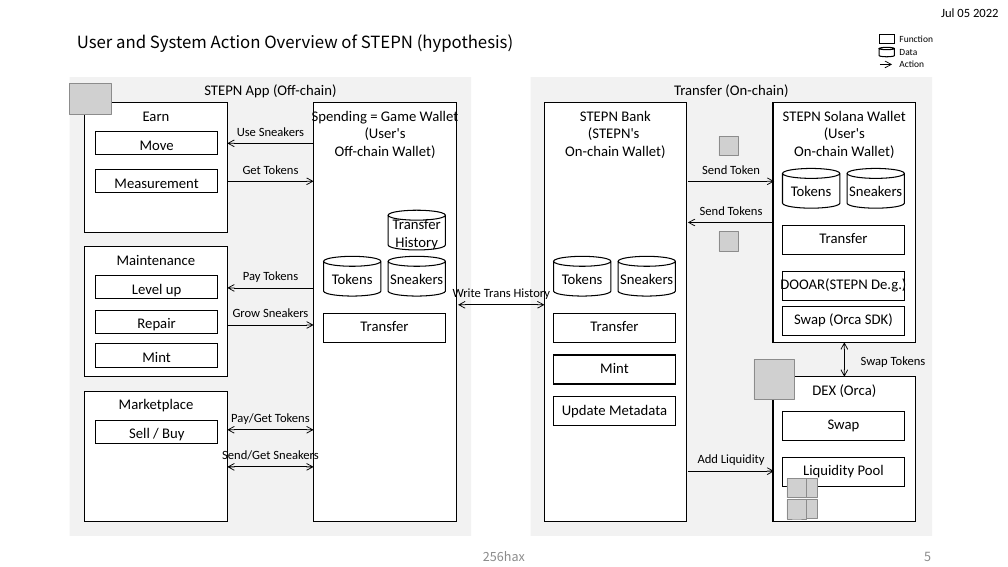
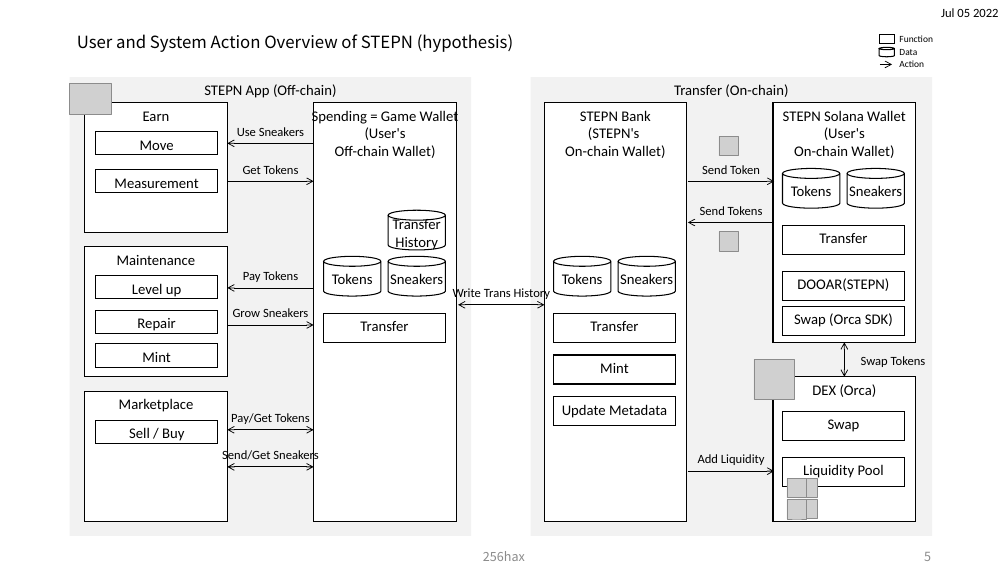
Before and after one commit to 256hax/solana-anchor-react-minimal-example, a slide deck: slide 6 of docs/Solana_Blockchain_Outline_Figure.pptx. Drawn at 1008x567 pixels with LibreOffice and Linux fonts; fonts in the diff are those of the drawing; grey boxes stand for pictures. Boxes give left, top, right and bottom in pixels: in the first picture for what was removed or moved away, otherwise in the second. Text is boxed around its words. In the diff, an @@ line names an element or a change of style, - is before the commit and + after.

Commit message:
docs: typo

```diff
--- a/docs/Solana_Blockchain_Outline_Figure.pptx
+++ b/docs/Solana_Blockchain_Outline_Figure.pptx
@@ text in rectangle at (797, 278, 889, 291): text changed @@
-DOOAR(STEPN De.g.)
+DOOAR(STEPN)
```
